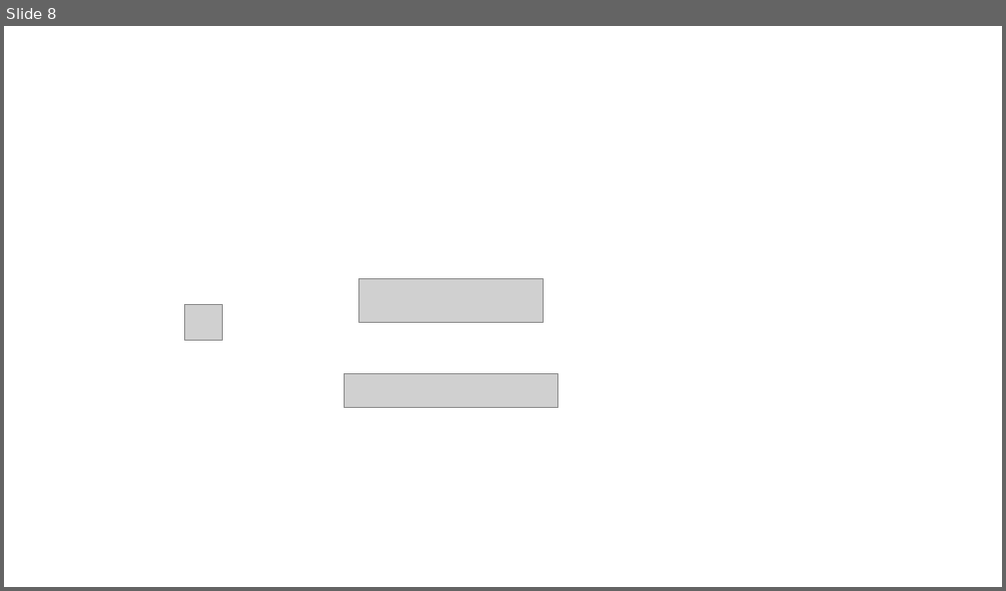
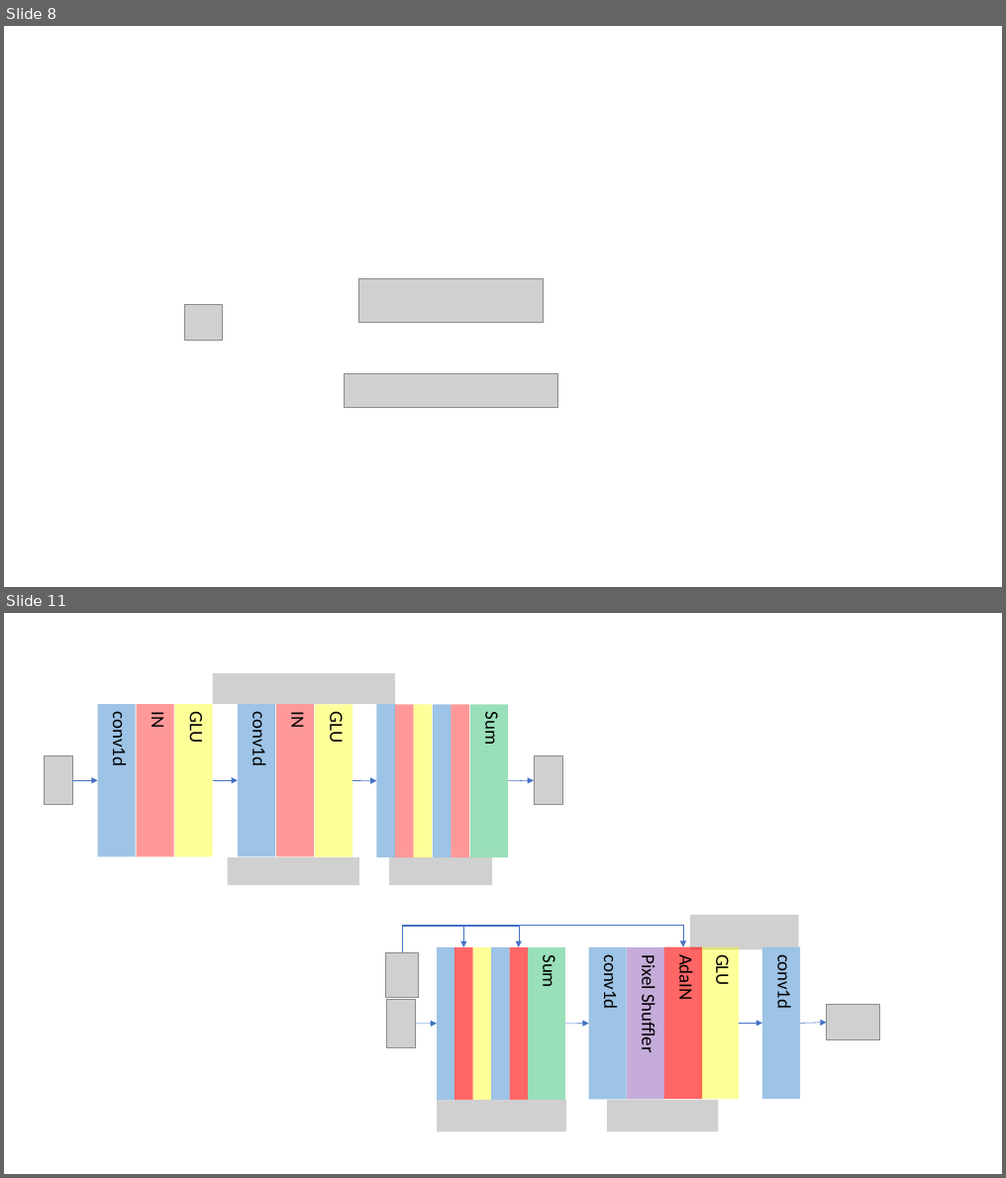
Before and after one commit to bottlecapper/ICASSP19, a slide deck: figures.pptx. Shown one above the other, each under a label of ours: slide 8 before the commit, slides 8 and 11 after it; the slides between them are not shown. The pictures are 1006x591 and 1006x1178 pixels, drawn with LibreOffice and Linux fonts; fonts in the diff are those of the drawing; grey boxes stand for pictures. Boxes give left, top, right and bottom in pixels: in the first picture for what was removed or moved away, otherwise in the second. Text is boxed around its words. In the diff, an @@ line names an element or a change of style, - is before the commit and + after.

```diff
--- a/figures.pptx
+++ b/figures.pptx
@@ slide 11 added at box(4, 613, 1002, 1174), background #FFFFFF @@
@@ group added at box(44, 673, 563, 885): 12 rectangles, 5 pictures, 4 arrows @@
+conv1d
+IN
+GLU
+conv1d
+IN
+GLU
+Sum
@@ group added at box(386, 915, 880, 1133): 11 rectangles, 6 pictures, 4 arrows, 3 elbow arrows @@
+Sum
+conv1d
+Pixel Shuffler
+GLU
+AdaIN
+conv1d
```
Also in this commit, not shown: 1 slide changed, 2 other slides added, 12 other files.
